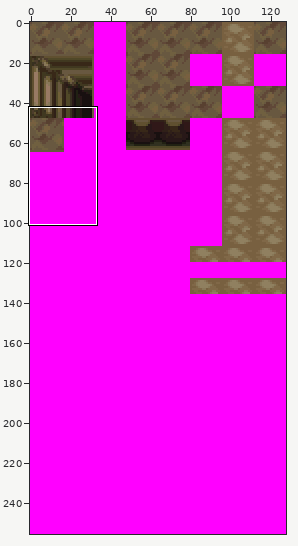
Sprite sheet, stored at tiles/cave_coronet/bottom.png. Above, an overview of the earlier version with the close-up marked.
Close-up. Earlier state:
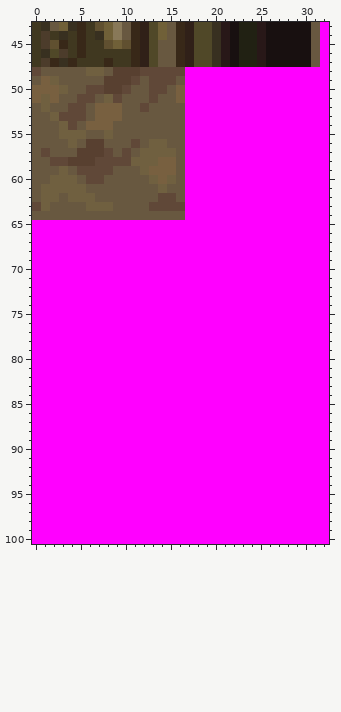
The file is 128x256 pixels. Colours within 5 levels of each other are drawn and written as one. Shown: x 0..32, y 43..100.
Once edited:
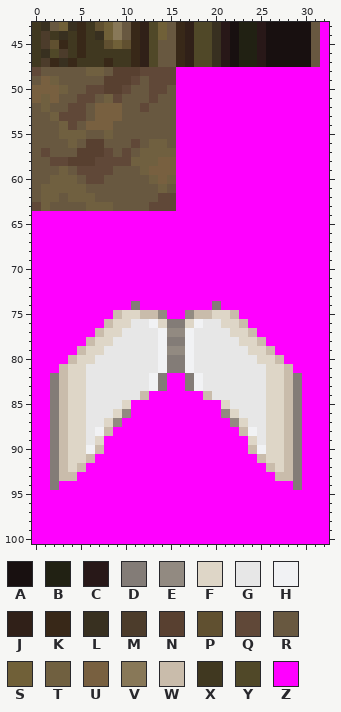
Palette (. is transparent): A #181010  B #212113  C #281818  D #837c77  E #928a81  F #ded6c7  G #e7e7e7  H #f1f2f4  J #302018  K #382818  L #383020  M #4c3c2b  N #584030  P #605030  Q #604838  R #685840  S #706038  T #706040  U #786040  V #887858  W #c9bcab  X #403820  Y #504828  Z #ff00ff
Diff:
Changed rows in their new state; - is an unchanged pixel.
first column x 0:
 48 ----------------Z
 49 ----------------Z
 50 ----------------Z
 51 ----------------Z
 52 ----------------Z
 53 ----------------Z
 54 ----------------Z
 55 ----------------Z
 56 ----------------Z
 57 ----------------Z
 58 ----------------Z
 59 ----------------Z
 60 ----------------Z
 61 ----------------Z
 62 ----------------Z
 63 ----------------Z
 64 ZZZZZZZZZZZZZZZZZ
first column x 2:
 74 ---------D--------D---------
 75 -------WFFWWE--EWWFFW-------
 76 ------WFFGGHFDDFHGGFFW------
 77 -----WFFGGGGHEEHGGGGFFW-----
 78 ----WFFGGGGGHDDHGGGGGFFW----
 79 ---WFFGGGGGGHEEHGGGGGGFFW---
 80 --WFFGGGGGGGHDDHGGGGGGGFFW--
 81 -WFFGGGGGGGGHDDHGGGGGGGGFFW-
 82 DWFFGGGGGGGHD--DHGGGGGGGFFWD
 83 DWFFGGGGGGGHD--DHGGGGGGGFFWD
 84 DWFFGGGGGGW------WGGGGGGFFWD
 85 DWFFGGGGF----------FGGGGFFWD
 86 DWFFGGGFE----------EFGGGFFWD
 87 DWFFGGFE------------EFGGFFWD
 88 DWFFGHW--------------WHGFFWD
 89 DWFFGF----------------FGFFWD
 90 DWFFHW----------------WHFFWD
 91 DWFFW------------------WFFWD
 92 DWFW--------------------WFWD
 93 DWW----------------------WWD
 94 D--------------------------D
Boxes around the changes in both close-ups, in picture pixels (x1, y1, x2, y2):
changed: (32, 67, 185, 220)
changed: (50, 301, 302, 490)
